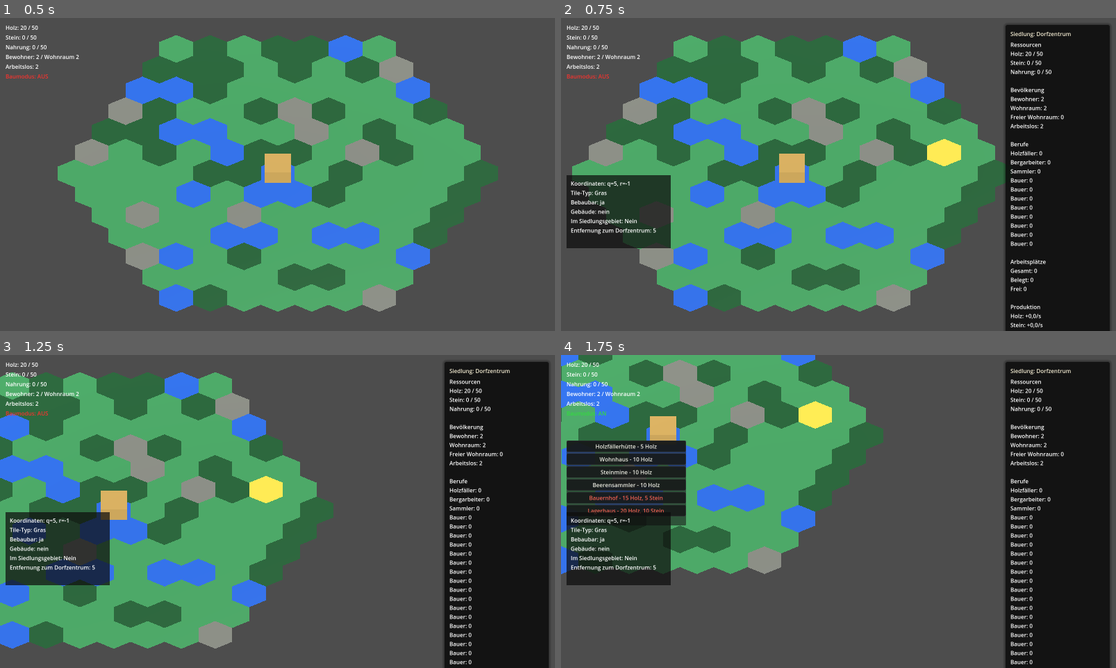
Above: before the commit, frames 1-4 (two rows, left to right).
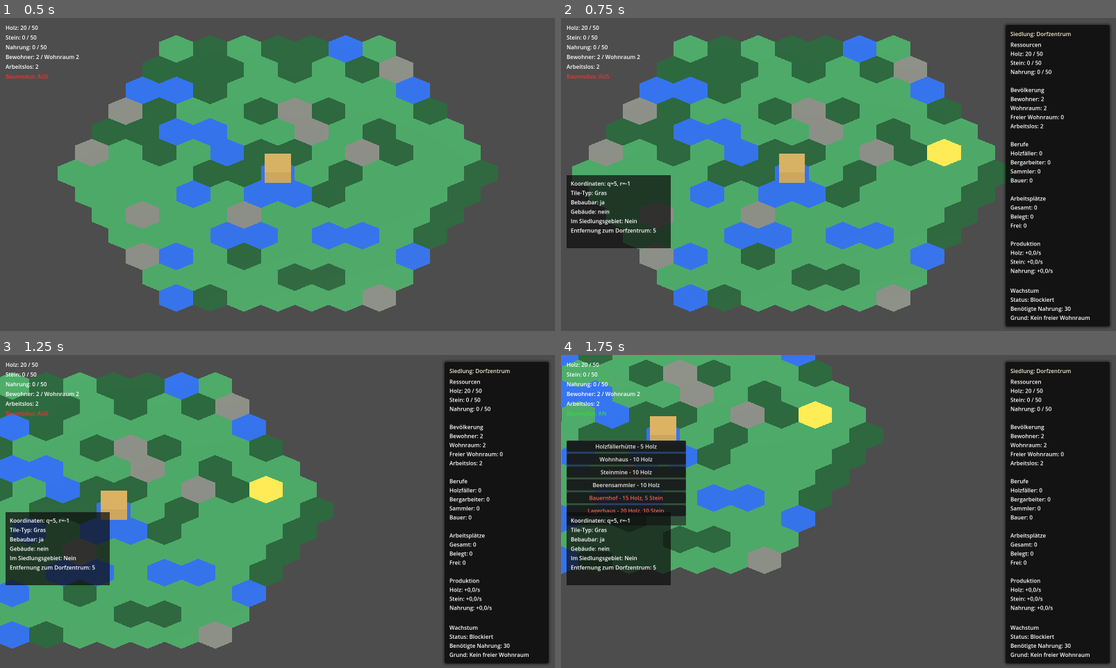
Above: after the commit, the same moments.

Repository: Ranu4922/CodexGame
Game: Godot game, scene res://scenes/Main.tscn
Two runs of this game, one before a commit and one after it. Both use one fixed random seed, a clock stepped at 60 frames per second and the inputs below.
Inputs (mouse positions are in pixels of both pictures, inside the frame that each line leads up to):
- Up to frame 1 (0.5 s): no input
- Up to frame 2 (0.75 s): tap Enter at 0.5 s; move the mouse to (960, 158) at 0.52 s; hold D from 0.53 s (still down); tap I at 0.6 s; click (960, 158) at 0.67 s
- Up to frame 3 (1.25 s): keep holding D
- Up to frame 4 (1.75 s): move the mouse to (727, 527) at 1.27 s; release D at 1.28 s; hold S from 1.28 s (still down); tap B at 1.35 s

Frame 1 is identical in both runs. In frame 2, 1.2% of the frame differs, in the area x 80-99%, y 54-100%; in frame 3, 1.2%; in frame 4, 1.2%.

Commit message:
Avoid duplicate farmer display lines

Diff:
--- a/scripts/production_display_controller.gd
+++ b/scripts/production_display_controller.gd
@@ -117,7 +117,7 @@
 		return
 	var lines: PackedStringArray = settlement_content_label.text.split("\n")
 	var farmer_count: int = int(farm_controller.get("farmer_count"))
-	var farmer_line_inserted: bool = false
+	var farmer_line_exists: bool = false
 	var total_workplaces: int = int(farm_controller.call("get_total_workplaces"))
 	var assigned_workplaces: int = int(farm_controller.call("get_assigned_workplaces"))
 	var free_workplaces: int = int(farm_controller.call("get_free_workplaces"))
@@ -127,13 +127,19 @@
 	var food_cycle_amount: int = _calculate_production_from_tiles(hex_grid.get("berry_gatherer_tiles") as Array, "food_production") + int(farm_controller.call("get_farm_food_production_per_cycle"))
 	var food_rate: String = _format_rate(food_cycle_amount)
 
+	for line_text in lines:
+		if line_text.begins_with("Bauer:"):
+			farmer_line_exists = true
+
 	for line_index in range(lines.size()):
 		var line_text: String = lines[line_index]
 		if line_text.begins_with("Arbeitslos:"):
 			lines[line_index] = "Arbeitslos: %d" % adjusted_unemployed
-		if line_text.begins_with("Sammler:") and not farmer_line_inserted:
+		if line_text.begins_with("Bauer:"):
+			lines[line_index] = "Bauer: %d" % farmer_count
+		if line_text.begins_with("Sammler:") and not farmer_line_exists:
 			lines.insert(line_index + 1, "Bauer: %d" % farmer_count)
-			farmer_line_inserted = true
+			farmer_line_exists = true
 		if line_text.begins_with("Gesamt:"):
 			lines[line_index] = "Gesamt: %d" % total_workplaces
 		if line_text.begins_with("Belegt:"):
